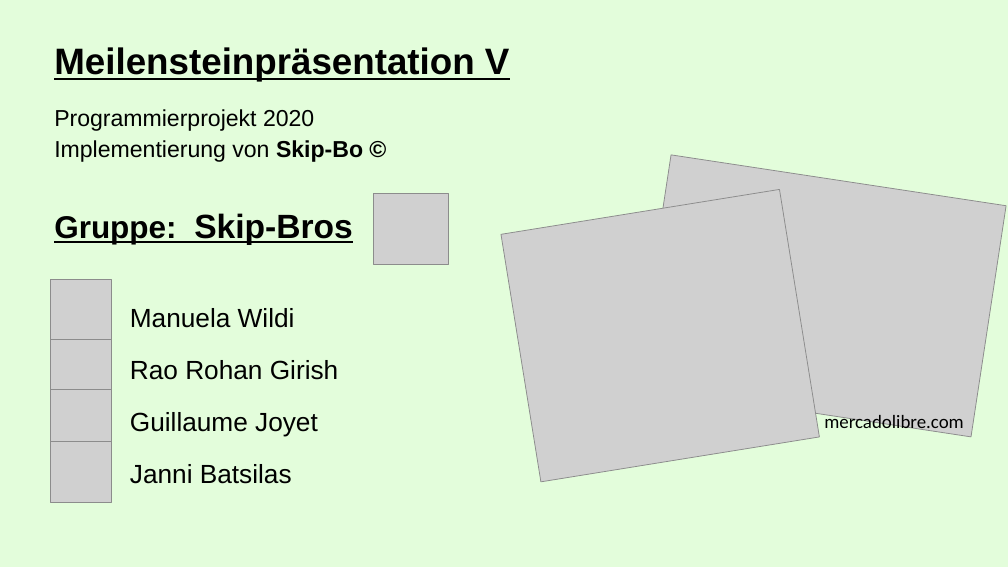
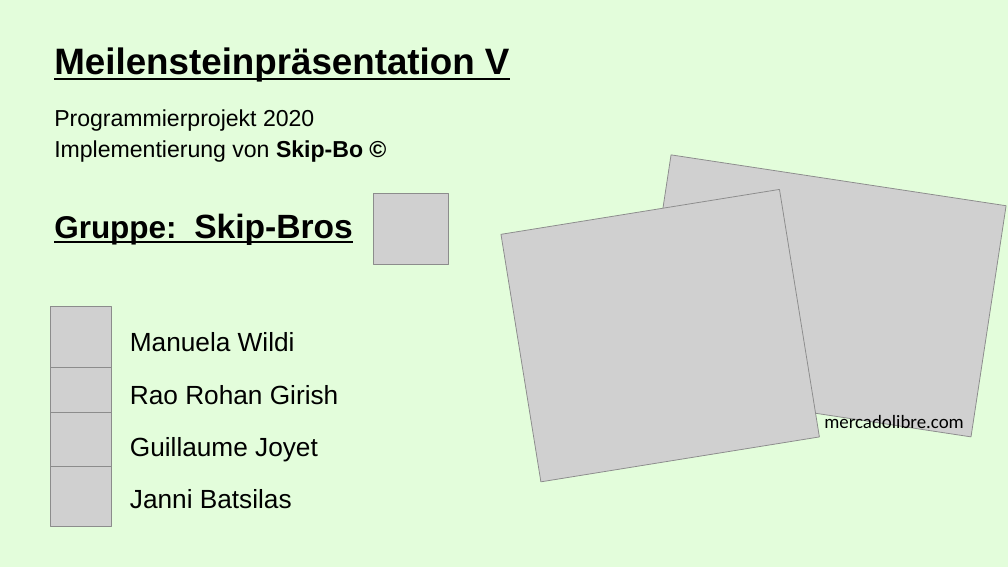
Before and after one commit to gjoyet/skipBo, a slide deck: slide 1 of 00_General/Presentation/MS 5/Presentation_Milestone_v_Master.pptx. Drawn at 1008x567 pixels with LibreOffice and Linux fonts; fonts in the diff are those of the drawing; grey boxes stand for pictures. Boxes give left, top, right and bottom in pixels: in the first picture for what was removed or moved away, otherwise in the second. Text is boxed around its words. In the diff, an @@ line names an element or a change of style, - is before the commit and + after.

```diff
--- a/00_General/Presentation/MS 5/Presentation_Milestone_v_Master.pptx
+++ b/00_General/Presentation/MS 5/Presentation_Milestone_v_Master.pptx
@@ text "Meilensteinpräsentation V" rewrapped from (x1=54, y1=47, x2=509, y2=484) to (x1=54, y1=47, x2=509, y2=462) @@
@@ 4 pictures moved together from (x1=51, y1=279, x2=111, y2=502) to (x1=51, y1=306, x2=111, y2=526) @@
```
Also in this commit, not shown: 3 other slides changed, 2 other files.
